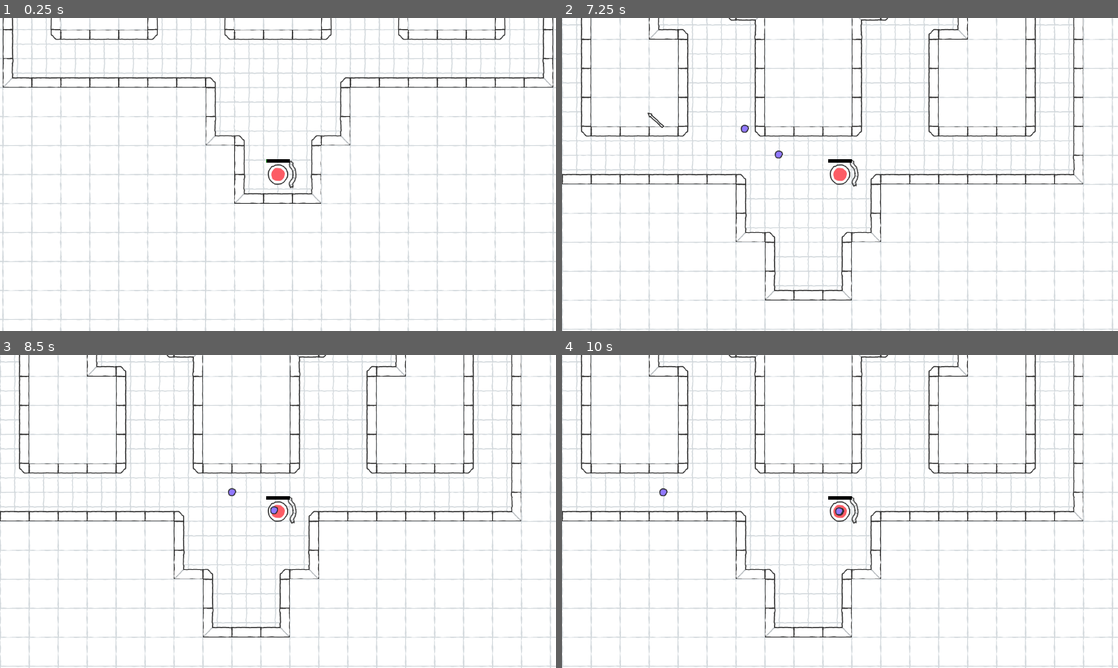
Above: before the commit, frames 1-4 (two rows, left to right).
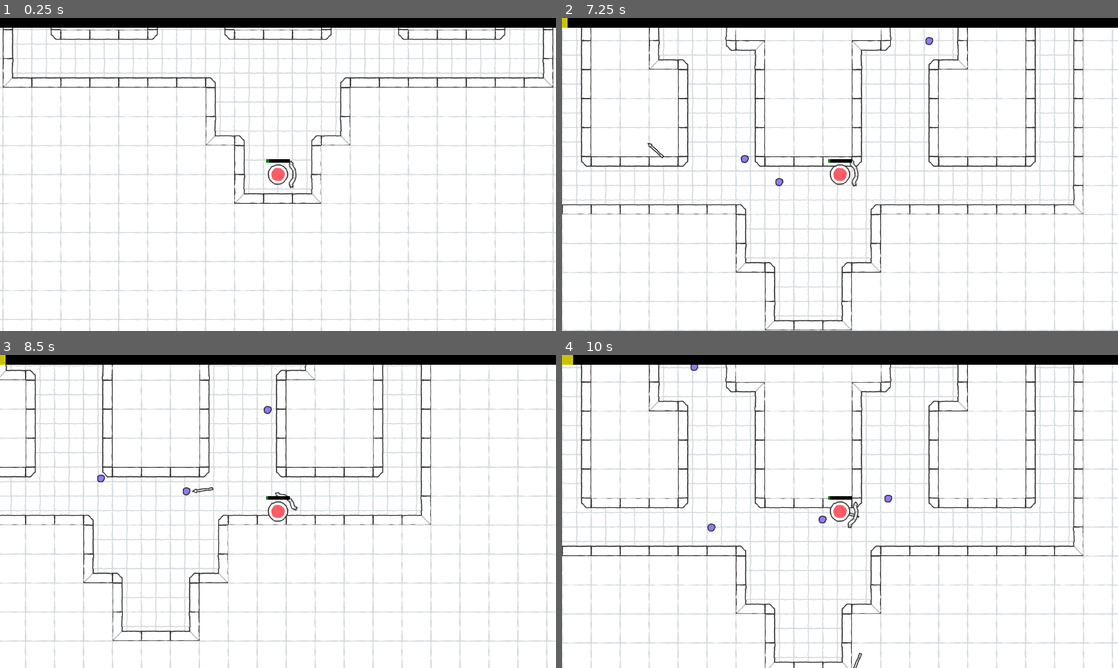
Above: after the commit, the same moments.

Repository: la-game/la-bh
Game: Godot game, scene res://src/game/maps/map_00.tscn
Same seed, same stepped clock (60 frames per second), same inputs: the game is played once before the commit and once after it. This scene is started directly instead of the project's main scene.
Inputs (mouse positions are in pixels of both pictures, inside the frame that each line leads up to):
- Up to frame 1 (0.25 s): no input
- Up to frame 2 (7.25 s): tap Enter at 0.5 s; move the mouse to (962, 158) at 0.52 s; hold D (move_right) 0.53-1.28 s; move the mouse to (728, 190) at 1.27 s; hold S (move_down) 1.28-2.03 s; move the mouse to (895, 105) at 2.02 s; hold D (move_right) 2.03-2.78 s; move the mouse to (812, 237) at 2.77 s; hold W (move_up) 2.78-3.53 s; move the mouse to (1006, 221) at 3.52 s; hold A (move_left) 3.53-5.03 s; move the mouse to (673, 127) at 4.27 s; move the mouse to (867, 174) at 5.02 s; hold S (move_down) 5.03-5.78 s; move the mouse to (756, 96) at 5.77 s; hold D (move_right) 5.78-6.53 s; move the mouse to (962, 158) at 6.52 s; hold W (move_up) from 6.53 s (still down)
- Up to frame 3 (8.5 s): move the mouse to (166, 527) at 7.27 s; release W (move_up) at 7.28 s; hold D (move_right) 7.28-8.03 s; move the mouse to (333, 442) at 8.02 s; hold S (move_down) from 8.03 s (still down)
- Up to frame 4 (10 s): move the mouse to (812, 574) at 8.77 s; release S (move_down) at 8.78 s; hold A (move_left) 8.78-9.53 s; move the mouse to (1006, 558) at 9.52 s; hold W (move_up) from 9.53 s (still down)

The runs differ from the first frame. In frame 1, 3.1% of the frame differs, in the area x 0-100%, y 0-47%; in frame 2, 15%; in frame 3, 23%, in the area x 0-100%, y 0-100%; in frame 4, 16%.

Commit message:
Sync experience gain

Diff:
--- /dev/null
+++ b/src/components/players_experience/players_experience.gd
@@ -0,0 +1,28 @@
+class_name PlayersExperienceBar
+extends CanvasLayer
+
+
+signal level_up
+
+@export var max_value: float:
+	set(v):
+		if experience_bar:
+			experience_bar.max_value = v
+
+		max_value = v
+
+@export var value: float:
+	set(v):
+		v = clamp(v, 0, max_value)
+
+		if v == max_value:
+			level_up.emit()
+			v = 0
+			max_value *= 1.2
+
+		value = v
+
+		if experience_bar:
+			experience_bar.value = v
+
+@export var experience_bar: TextureProgressBar
--- /dev/null
+++ b/src/components/players_experience/players_experience.tscn
@@ -0,0 +1,32 @@
+[gd_scene load_steps=6 format=3 uid="uid://db6brdctfitoj"]
+
+[ext_resource type="Script" path="res://src/components/players_experience/players_experience.gd" id="1_cqetc"]
+
+[sub_resource type="Gradient" id="Gradient_ekvu4"]
+offsets = PackedFloat32Array(0)
+colors = PackedColorArray(0, 0, 0, 1)
+
+[sub_resource type="GradientTexture2D" id="GradientTexture2D_k6sqi"]
+gradient = SubResource("Gradient_ekvu4")
+width = 1152
+height = 20
+
+[sub_resource type="Gradient" id="Gradient_r1rfw"]
+offsets = PackedFloat32Array(0)
+colors = PackedColorArray(0.801746, 0.766877, 0, 1)
+
+[sub_resource type="GradientTexture2D" id="GradientTexture2D_52v3u"]
+gradient = SubResource("Gradient_r1rfw")
+width = 1152
+height = 20
+
+[node name="PlayersExperience" type="CanvasLayer" node_paths=PackedStringArray("experience_bar")]
+script = ExtResource("1_cqetc")
+max_value = 100.0
+experience_bar = NodePath("TextureProgressBar")
+
+[node name="TextureProgressBar" type="TextureProgressBar" parent="."]
+offset_right = 40.0
+offset_bottom = 40.0
+texture_under = SubResource("GradientTexture2D_k6sqi")
+texture_progress = SubResource("GradientTexture2D_52v3u")
--- a/src/components/status_health/status_health.gd
+++ b/src/components/status_health/status_health.gd
@@ -18,7 +18,8 @@
 
 @export var value: float:
 	set(v):
-		if immutable:
+		# Only block if is NOT a synchronization call.
+		if immutable and multiplayer.get_remote_sender_id() == 0:
 			return
 
 		v = clamp(v, 0, max_value)
--- a/src/game/enemies/enemy.gd
+++ b/src/game/enemies/enemy.gd
@@ -1,6 +1,8 @@
 class_name Enemy
 extends CharacterBody2D
 
+
+@export var experience: float = 1.0
 
 @export var health: StatusHealth
 
@@ -12,6 +14,17 @@
 
 @export var hitbox: Hitbox
 
+@export var players_experience_bar: PlayersExperienceBar
+
 
 func _ready() -> void:
-	health.reached_zero.connect(queue_free)
+	health.reached_zero.connect(_on_status_health_reached_zero)
+
+
+func _on_status_health_reached_zero() -> void:
+	players_experience_bar.value += experience
+
+	# Calling "queue_free()" was making MultiplayerSynchonizer stop synchronizing,
+	# which means that any last changes were ignored (like health = 0).
+	var timer := get_tree().create_timer(0.01)
+	timer.timeout.connect(queue_free)
--- a/src/game/enemies/enemy_00/enemy_00.tscn
+++ b/src/game/enemies/enemy_00/enemy_00.tscn
@@ -21,8 +21,11 @@
 properties/0/path = NodePath(".:position")
 properties/0/spawn = true
 properties/0/replication_mode = 1
+properties/1/path = NodePath("StatusHealth:value")
+properties/1/spawn = true
+properties/1/replication_mode = 1
 
-[node name="Enemy00" type="CharacterBody2D" node_paths=PackedStringArray("health", "speed", "attack", "navigation", "hitbox")]
+[node name="Enemy00" type="CharacterBody2D" node_paths=PackedStringArray("health", "speed", "attack", "navigation", "hitbox", "synchronizer")]
 collision_layer = 0
 script = ExtResource("1_xa48n")
 health = NodePath("StatusHealth")
@@ -30,6 +33,7 @@
 attack = NodePath("StatusAttack")
 navigation = NodePath("EnemyNavigation")
 hitbox = NodePath("Hitbox")
+synchronizer = NodePath("MultiplayerSynchronizer")
 
 [node name="StatusHealth" parent="." instance=ExtResource("3_4af8a")]
 max_value = 1.0
--- a/src/game/maps/map.gd
+++ b/src/game/maps/map.gd
@@ -14,6 +14,8 @@
 @export var players: Node2D
 
 @export var enemies: Node2D
+
+@export var players_experience_bar: PlayersExperienceBar
 
 var enemies_group: Array[PackedScene] = EnemiesGroups.group_00
 
@@ -56,7 +58,13 @@
 	var path_follow: PathFollow2D = PathPosition.get_random_path_follow(enemy_spawn_paths)
 	var spawn_position = PathPosition.get_random_position_in_path_follow(path_follow)
 	var enemy_scene: PackedScene = EnemiesGroups.random_enemy(enemies_group)
-	var enemy: Enemy = enemy_scene.instantiate()
+	var enemy: Enemy = enemy_scene.instantiate() as Enemy
 
 	enemies.add_child(enemy, true)
 	enemy.global_position = spawn_position
+	enemy.players_experience_bar = players_experience_bar
+
+
+func _on_enemy_spawner_spawned(node: Node) -> void:
+	var enemy: Enemy = node as Enemy
+	enemy.players_experience_bar = players_experience_bar
--- a/src/game/maps/map_00.tscn
+++ b/src/game/maps/map_00.tscn
@@ -1,7 +1,8 @@
-[gd_scene load_steps=8 format=3 uid="uid://kcuilacx8r00"]
+[gd_scene load_steps=9 format=3 uid="uid://kcuilacx8r00"]
 
 [ext_resource type="Script" path="res://src/game/maps/map.gd" id="1_4n0ic"]
 [ext_resource type="TileSet" uid="uid://c8hvsphwrsbcu" path="res://assets/tileset.tres" id="1_vjjab"]
+[ext_resource type="PackedScene" uid="uid://db6brdctfitoj" path="res://src/components/players_experience/players_experience.tscn" id="3_5dbhw"]
 
 [sub_resource type="NavigationPolygon" id="NavigationPolygon_u6632"]
 vertices = PackedVector2Array(170, 610, 230, 610, 230, 1030, 130, 1190, 290, 1030, 290, 1190, 130, 130, 170, 130, 770,  …(1264 unchanged characters)…
@@ -33,13 +34,14 @@
 }
 point_count = 6
 
-[node name="Map00" type="Node2D" node_paths=PackedStringArray("player_spawn_position", "enemy_spawn_paths", "enemy_spawn_timer", "players", "enemies")]
+[node name="Map00" type="Node2D" node_paths=PackedStringArray("player_spawn_position", "enemy_spawn_paths", "enemy_spawn_timer", "players", "enemies", "players_experience_bar")]
 script = ExtResource("1_4n0ic")
 player_spawn_position = NodePath("PlayerSpawn")
 enemy_spawn_paths = [NodePath("Paths/Path2D/PathFollow2D"), NodePath("Paths/Path2D2/PathFollow2D"), NodePath("Paths/Path2D3/PathFollow2D"), NodePath("Paths/Path2D4/PathFollow2D")]
 enemy_spawn_timer = NodePath("EnemySpawnTimer")
 players = NodePath("Players")
 enemies = NodePath("Enemies")
+players_experience_bar = NodePath("PlayersExperienceBar")
 
 [node name="NavigationRegion2D" type="NavigationRegion2D" parent="."]
 navigation_polygon = SubResource("NavigationPolygon_u6632")
@@ -90,8 +92,11 @@
 
 [node name="Enemies" type="Node2D" parent="."]
 
+[node name="PlayersExperienceBar" parent="." instance=ExtResource("3_5dbhw")]
+
 [node name="EnemySpawner" type="MultiplayerSpawner" parent="."]
 _spawnable_scenes = PackedStringArray("res://src/game/enemies/enemy_00/enemy_00.tscn")
 spawn_path = NodePath("../Enemies")
 
 [connection signal="timeout" from="EnemySpawnTimer" to="." method="_on_enemy_spawn_timer_timeout"]
+[connection signal="spawned" from="EnemySpawner" to="." method="_on_enemy_spawner_spawned"]
--- a/src/game/player/player.gd
+++ b/src/game/player/player.gd
@@ -1,4 +1,11 @@
 ## Represent a player in the game.
+##
+## Player have [b]full[/b] control over himself (they have the authority over
+## his bodies), making player logic run locally without lag.
+##
+## The downside is that a hacker will have full control over itself, he could
+## make his player never dies. I'm counting that the players will be playing with
+## friends and for fun, so this is an exchanging for running locally smoothly.
 class_name Player
 extends CharacterBody2D
 
--- a/src/game/player/player.tscn
+++ b/src/game/player/player.tscn
@@ -49,6 +49,9 @@
 properties/0/path = NodePath(".:position")
 properties/0/spawn = true
 properties/0/replication_mode = 1
+properties/1/path = NodePath("StatusHealth:value")
+properties/1/spawn = true
+properties/1/replication_mode = 1
 
 [node name="Player" type="CharacterBody2D" node_paths=PackedStringArray("health", "speed", "attack", "movement", "aim", "hitbox", "weapons")]
 collision_layer = 0
@@ -64,7 +67,7 @@
 [node name="StatusHealth" parent="." node_paths=PackedStringArray("health_bar", "shield_bar") instance=ExtResource("1_5l3pl")]
 health_bar = NodePath("../HealthBar")
 shield_bar = NodePath("../ShieldBar")
-value = 1.0
+value = 10.0
 
 [node name="StatusSpeed" parent="." instance=ExtResource("2_eiwcd")]
 
